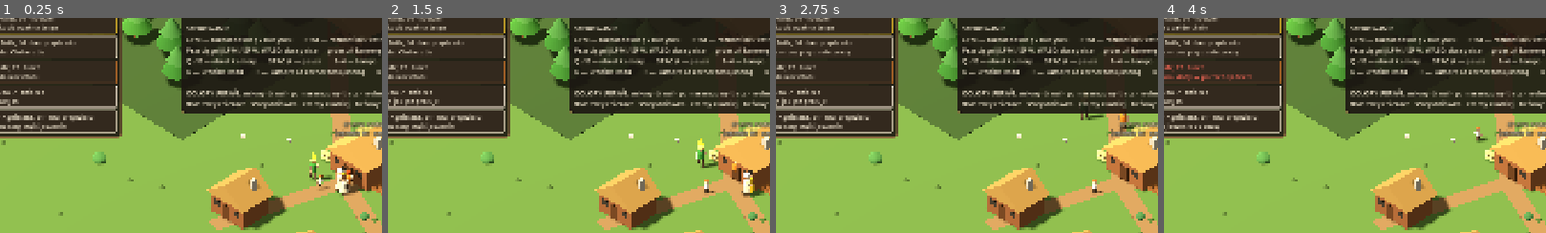
Above: before the commit, frames 1-4 (left to right).
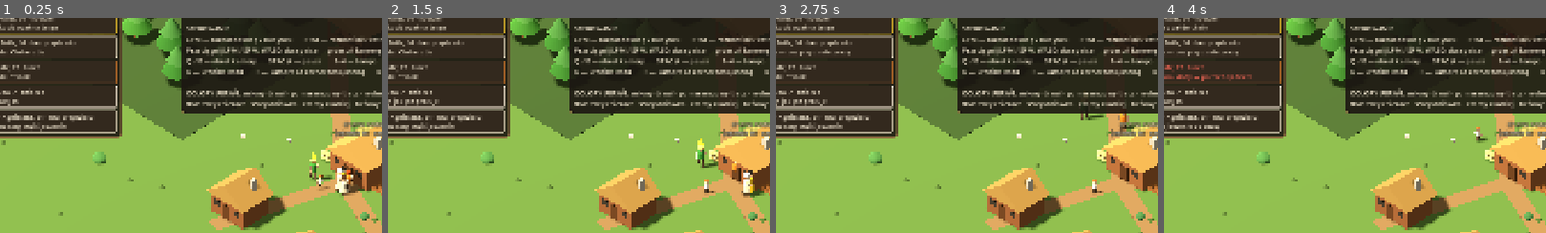
Above: after the commit, the same moments.

Repository: dwdzdc/dynastia
Game: Godot game, scene res://game/main.tscn
Two runs of this game, one before a commit and one after it. Both use one fixed random seed, a clock stepped at 60 frames per second and the inputs below.
Inputs:
- Up to frame 1 (0.25 s): no input
- Up to frame 2 (1.5 s): click "II" at 0.5 s; click "1x" at 1.25 s
- Up to frame 3 (2.75 s): click "2x" at 2 s
- Up to frame 4 (4 s): click "4x" at 2.75 s; click "8x" at 3.5 s
The pictures show only the part of the screen within x 4-54%, y 25-75%; the shares and areas given below are measured in that part.

The runs differ from the first frame. In frame 1, 0.1% of the frame differs, in the area x 2-10%, y 26-29%; in frame 2, 0.1%; in frame 3, 0.1%; in frame 4, nothing differs.

Commit message:
F4: receptury w danych (data/recipes.json, S13)
Pilowanie i stolarka przeniesione z kodu do danych; produkcja, oczekiwanie, jakosc
krzesel, wypadki i lista czynnosci-pracy wynikaja z receptur. Zachowanie i sonda
bez zmian.

Co-Authored-By: Claude Opus 5.5 <noreply@anthropic.com>

Diff:
--- a/data/balance.json
+++ b/data/balance.json
@@ -158,10 +158,6 @@
   },
   "jobs": {
     "chop_seconds": 45.0,
-    "saw_seconds": 40.0,
-    "saw_planks_per_log": 2,
-    "craft_seconds": 130.0,
-    "craft_planks": 2,
     "dark_work_mult": 0.6,
     "wait_seconds": 3.0,
     "laborer_wage_day": 7.0,
--- /dev/null
+++ b/data/recipes.json
@@ -0,0 +1,15 @@
+{
+  "saw": {
+    "job": "sawyer", "building": "sawmill", "act": "saw", "skill": "saw", "seconds": 40.0,
+    "inputs": {"log": 1}, "outputs": {"plank": 2}, "spot": [1.6, 0.4],
+    "doing": "tnie kłody na deski", "accident_where": "przy pile",
+    "wait_input": "czeka na kłody — potrzebny drwal", "full": "skład desek pełny — potrzebny nosiciel"
+  },
+  "craft": {
+    "job": "carpenter", "building": "workshop", "act": "craft", "skill": "craft", "seconds": 130.0,
+    "inputs": {"plank": 2}, "outputs": {"chair": 1}, "spot": [-1.6, 0.4],
+    "doing": "robi krzesło", "accident_where": "w stolarni",
+    "wait_input": "czeka na deski — potrzebny nosiciel", "full": "skład krzeseł pełny — potrzebny nosiciel",
+    "quality": {"base": 0.15, "per_skill": 0.07, "jitter": [-0.1, 0.15], "min": 0.05, "max": 1.0}
+  }
+}
--- a/game/main.gd
+++ b/game/main.gd
@@ -39,7 +39,7 @@
 	var balance := DataLoader.load_json("res://data/balance.json")
 	if _seed == 0:
 		_seed = int(balance["world_seed"])
-	world = SimWorld.new(_seed, balance, DataLoader.load_json("res://data/map.json"), DataLoader.load_json("res://data/people.json"), DataLoader.load_json("res://data/memories.json"))
+	world = SimWorld.new(_seed, balance, DataLoader.load_json("res://data/map.json"), DataLoader.load_json("res://data/people.json"), DataLoader.load_json("res://data/memories.json"), DataLoader.load_json("res://data/recipes.json"))
 
 	_env = Environment.new()
 	_env.background_mode = Environment.BG_COLOR
--- a/sim/agent.gd
+++ b/sim/agent.gd
@@ -10,8 +10,6 @@
 class_name SimAgent
 extends RefCounted
 
-
-const WORK_ACTS := ["chop", "saw", "craft", "forage"]
 
 var id: int
 var person_id: int = -1
@@ -109,7 +107,7 @@
 		return true
 	if s["t"] == "act":
 		var act := String(s["act"])
-		if drop_work and act in WORK_ACTS:
+		if drop_work and bool(s.get("work", false)):
 			return true
 		return act in ["wait", "rest", "sleep", "labor", "play", "idle", "dine", "watch"]
 	return false
--- a/sim/jobs.gd
+++ b/sim/jobs.gd
@@ -19,11 +19,33 @@
 
 var w: SimWorld
 var _cfg: Dictionary
-
-
-func _init(world: SimWorld) -> void:
+var recipes: Dictionary          # data/recipes.json (S13): produkcja w budynkach jako dane
+var work_acts: Array = ["chop", "forage", "labor"]  # czynności, które są pracą (+ z receptur)
+
+const BASE_WORK_ACTS := ["chop", "forage", "labor"]
+
+
+func _init(world: SimWorld, p_recipes: Dictionary) -> void:
 	w = world
 	_cfg = world.balance["jobs"]
+	recipes = p_recipes
+	work_acts = BASE_WORK_ACTS.duplicate()
+	for id in recipes:
+		var act := String(recipes[id]["act"])
+		if not act in work_acts:
+			work_acts.append(act)
+
+
+func is_work(act: String) -> bool:
+	return act in work_acts
+
+
+# Receptura przypisana do zawodu (np. tracz → piłowanie), albo pusty słownik.
+func recipe_for_job(job: String) -> Dictionary:
+	for id in recipes:
+		if String(recipes[id]["job"]) == job:
+			return recipes[id]
+	return {}
 
 
 # --- Harmonogram ---
@@ -154,7 +176,7 @@
 
 
 func _act(a: SimAgent, act: String, secs: float, why: String, inside: String = "", alert := false) -> void:
-	a.steps.append({ "t": "act", "act": act, "left": secs, "why": why, "inside": inside, "alert": alert })
+	a.steps.append({ "t": "act", "act": act, "left": secs, "why": why, "inside": inside, "alert": alert, "work": is_work(act) })
 
 
 func _do(a: SimAgent, fn: String, arg: Variant = null) -> void:
@@ -373,13 +395,13 @@
 
 
 func _plan_work(a: SimAgent) -> void:
+	var r := recipe_for_job(a.job)
+	if not r.is_empty():
+		_plan_producer(a, r)
+		return
 	match a.job:
 		"woodcutter":
 			_plan_woodcutter(a)
-		"sawyer":
-			_plan_producer(a, w.building("sawmill"), "saw")
-		"carpenter":
-			_plan_producer(a, w.building("workshop"), "craft")
 		"carrier":
 			if not _plan_carrier(a):
 				_walk(a, (_home(a).door() if _home(a) != null else _homeless_spot(a)) + Vector2(1.5, 1.0), "nosiciel — nic do noszenia")
@@ -465,35 +487,35 @@
 	_do(a, "forage_done")
 
 
-func _plan_producer(a: SimAgent, b: SimBuilding, act: String) -> void:
-	if a.carrying != "" and a.carrying != "plank":
+# Praca w budynku według receptury (S13): wejścia → wyjścia, czas, umiejętność.
+func _plan_producer(a: SimAgent, r: Dictionary) -> void:
+	var b: SimBuilding = w.building(String(r["building"]))
+	var inputs: Dictionary = r["inputs"]
+	var outputs: Dictionary = r["outputs"]
+	if a.carrying != "" and not inputs.has(a.carrying):
 		_plan_deliver_carried(a)
 		return
-	var spot := b.door() + (Vector2(1.6, 0.4) if act == "saw" else Vector2(-1.6, 0.4))
-	var input := "log" if act == "saw" else "plank"
-	var output := "plank" if act == "saw" else "chair"
-	var need := 1 if act == "saw" else int(_cfg["craft_planks"])
-	var out_n := int(_cfg["saw_planks_per_log"]) if act == "saw" else 1
-	# Stolarz, który sam niesie deski (zadanie z wieczora), najpierw je odkłada.
-	if a.carrying == "plank":
-		_walk(a, spot, "niesie deski do warsztatu")
+	var sp: Array = r["spot"]
+	var spot := b.door() + Vector2(float(sp[0]), float(sp[1]))
+	# Kto sam niesie wsad (np. stolarz z deskami z wieczora), najpierw go odkłada.
+	if a.carrying != "":
+		_walk(a, spot, "niesie %s do: %s" % [w.good_label(a.carrying), b.name])
 		_do(a, "deposit", b.id)
 		return
-	if b.amount(input) < need:
-		_walk(a, spot, "idzie do warsztatu")
-		var who := "drwal" if act == "saw" else "nosiciel"
-		var what := "kłody" if act == "saw" else "deski"
-		_wait(a, "czeka na %s — potrzebny %s" % [what, who], "wait", true)
-		return
-	if b.space(output) < out_n:
-		_walk(a, spot, "idzie do warsztatu")
-		var what2 := "desek" if act == "saw" else "krzeseł"
-		_wait(a, "skład %s pełny — potrzebny nosiciel" % what2, "wait", true)
-		return
-	var base := float(_cfg["saw_seconds"]) if act == "saw" else float(_cfg["craft_seconds"])
-	_walk(a, spot, "idzie do warsztatu")
-	_act(a, act, _dur(a, act, base), "tnie kłody na deski" if act == "saw" else "robi krzesło")
-	_do(a, "produce", { "b": b.id, "act": act })
+	for g in inputs:
+		if b.amount(g) < int(inputs[g]):
+			_walk(a, spot, "idzie do: %s" % b.name)
+			_wait(a, String(r["wait_input"]), "wait", true)
+			return
+	for g in outputs:
+		if b.space(g) < int(outputs[g]):
+			_walk(a, spot, "idzie do: %s" % b.name)
+			_wait(a, String(r["full"]), "wait", true)
+			return
+	var act := String(r["act"])
+	_walk(a, spot, "idzie do: %s" % b.name)
+	_act(a, act, _dur(a, String(r["skill"]), float(r["seconds"])), String(r["doing"]))
+	_do(a, "produce", r)
 
 
 func _plan_laborer(a: SimAgent) -> void:
@@ -645,6 +667,7 @@
 
 # Czas czynności z umiejętnością, wiekiem, traitami, zdrowiem i światłem.
 func _dur(a: SimAgent, act: String, base: float) -> float:
+	# `act` to tu umiejętność (dla receptur pole „skill”), której używa efektywność.
 	return base / efficiency(a, act)
 
 
@@ -866,24 +889,28 @@
 	return true
 
 
-func _fx_produce(a: SimAgent, arg: Dictionary) -> bool:
-	var b: SimBuilding = w.building(String(arg["b"]))
-	var act := String(arg["act"])
-	if act == "saw":
-		if b.take("log", 1) <= 0:
+func _fx_produce(a: SimAgent, r: Dictionary) -> bool:
+	var b: SimBuilding = w.building(String(r["building"]))
+	var inputs: Dictionary = r["inputs"]
+	for g in inputs:
+		if b.amount(g) < int(inputs[g]):
 			return false
-		b.add("plank", int(_cfg["saw_planks_per_log"]))
-		_gain_skill(a, "saw", float(_cfg["saw_seconds"]))
-	else:
-		if b.amount("plank") < int(_cfg["craft_planks"]):
-			return false
-		b.take("plank", int(_cfg["craft_planks"]))
-		var q := clampf(0.15 + 0.07 * a.skill("craft") + a.quality_bonus + w.rng.next_float(-0.1, 0.15), 0.05, 1.0)
-		b.add("chair", 1)
-		b.chair_qualities.append(q)
-		w.events.float_text(b.door(), "krzesło (%s)" % quality_label(q), "info")
-		_gain_skill(a, "craft", float(_cfg["craft_seconds"]))
-	w.roll_accident(a, act)
+	for g in inputs:
+		b.take(g, int(inputs[g]))
+	var outputs: Dictionary = r["outputs"]
+	for g in outputs:
+		b.add(g, int(outputs[g]))
+		# Jakość wyrobu (np. krzesła) z umiejętności, cech i odrobiny losu.
+		if r.has("quality") and g == "chair":
+			var qc: Dictionary = r["quality"]
+			var jit: Array = qc["jitter"]
+			for i in int(outputs[g]):
+				var q := clampf(float(qc["base"]) + float(qc["per_skill"]) * a.skill(String(r["skill"])) + a.quality_bonus
+					+ w.rng.next_float(float(jit[0]), float(jit[1])), float(qc["min"]), float(qc["max"]))
+				b.chair_qualities.append(q)
+				w.events.float_text(b.door(), "krzesło (%s)" % quality_label(q), "info")
+	_gain_skill(a, String(r["skill"]), float(r["seconds"]))
+	w.roll_accident(a, String(r["act"]))
 	return true
 
 
--- a/sim/together.gd
+++ b/sim/together.gd
@@ -26,7 +26,7 @@
 
 
 func _is_work(act: String) -> bool:
-	return act in SimAgent.WORK_ACTS or act == "labor"
+	return w.jobs.is_work(act)
 
 
 func sample(dt: float) -> void:
--- a/sim/world.gd
+++ b/sim/world.gd
@@ -43,7 +43,7 @@
 var _regrow_total: float
 
 
-func _init(seed: int, p_balance: Dictionary, p_map: Dictionary, p_people: Dictionary, p_memories: Dictionary) -> void:
+func _init(seed: int, p_balance: Dictionary, p_map: Dictionary, p_people: Dictionary, p_memories: Dictionary, p_recipes: Dictionary) -> void:
 	balance = p_balance
 	map = p_map
 	people = p_people
@@ -53,7 +53,7 @@
 	rng = SimRng.new(seed)
 	events = SimEvents.new()
 	household = new_household("home", float(balance["economy"]["start_cash"]))
-	jobs = SimJobs.new(self)
+	jobs = SimJobs.new(self, p_recipes)
 	_regrow_total = float(balance["trees"]["regrow_days"]) * clock.day_seconds
 
 	var storage: Dictionary = balance["storage"]
@@ -496,11 +496,11 @@
 	var inside := String(s.get("inside", ""))
 	a.hidden = inside != ""
 	a.inside = inside
-	if (act in SimAgent.WORK_ACTS or act == "labor") and not s.has("will"):
+	if jobs.is_work(act) and not s.has("will"):
 		_check_will(a, s, act)
 	if act == "labor":
 		earn_for(a, float(balance["jobs"]["laborer_wage_day"]) / (float(balance["schedule"]["work_end"]) - float(balance["schedule"]["work_start"])) / clock.day_seconds * dt * a.age_eff * float(s["will"]))
-	if act in ["chop", "saw", "craft"]:
+	if jobs.is_work(act):
 		var target_face: Vector2 = s.get("face", Vector2.ZERO)
 		if target_face != Vector2.ZERO:
 			a.facing = target_face
@@ -558,7 +558,10 @@
 		return
 	var person := person_of(a)
 	var nm := person.name if person else "Ktoś"
-	var what: String = { "chop": "przy wyrębie", "saw": "przy pile", "craft": "w stolarni" }[act]
+	var what := "przy wyrębie"
+	for rid in jobs.recipes:
+		if String(jobs.recipes[rid]["act"]) == act:
+			what = String(jobs.recipes[rid]["accident_where"])
 	var roll := rng.next_float()
 	var sev := "fatal" if roll < float(r["fatal_share"]) else (
 		"severe" if roll < float(r["fatal_share"]) + float(r["severe_share"]) else "minor")
--- a/tests/run_tests.gd
+++ b/tests/run_tests.gd
@@ -66,6 +66,7 @@
 	_test_ai_lineage_lives_independently()
 	_test_households_separate()
 	_test_rent_eviction_homeless()
+	_test_recipe_from_data()
 	_test_world_deterministic()
 	_test_world_30_days_autonomous()
 	_test_economy_chain_produces_income()
@@ -211,7 +212,7 @@
 
 
 func _new_world(seed := 12345) -> RefCounted:
-	return WORLD_SCRIPT.new(seed, _balance(), _map(), _people(), LOADER_SCRIPT.load_json("res://data/memories.json"))
+	return WORLD_SCRIPT.new(seed, _balance(), _map(), _people(), LOADER_SCRIPT.load_json("res://data/memories.json"), LOADER_SCRIPT.load_json("res://data/recipes.json"))
 
 
 func _run_days(world, days: float) -> void:
@@ -814,6 +815,25 @@
 	check("with money the family rents a free house again", w.household.home_id != "" and a.home_id == w.household.home_id)
 
 
+func _test_recipe_from_data() -> void:
+	var w = _new_world()
+	check("saw and craft come from recipes", w.jobs.recipe_for_job("sawyer").get("act") == "saw" and w.jobs.recipe_for_job("carpenter").get("act") == "craft")
+	# Nowa receptura tylko w danych: „łupanie” kłody na dwie deski w tartaku.
+	var r := { "job": "splitter", "building": "sawmill", "act": "split", "skill": "saw", "seconds": 5.0,
+		"inputs": { "log": 1 }, "outputs": { "plank": 1 }, "spot": [0.0, 1.0], "doing": "łupie kłodę",
+		"accident_where": "przy łupaniu", "wait_input": "czeka na kłody", "full": "pełno" }
+	w.jobs.recipes["split"] = r
+	var a = w.agent_by_id(_named(w.family, "Piotr").agent_id)
+	var mill = w.building("sawmill")
+	mill.add("log", 2)
+	var planks: int = mill.amount("plank")
+	a.job = "splitter"
+	w.jobs.replan(a)
+	var acts: Array = a.steps.filter(func(s): return s["t"] == "act").map(func(s): return s["act"])
+	check("a recipe added only in data is planned", "split" in acts)
+	check("and it produces its outputs", w.jobs._fx_produce(a, r) and mill.amount("plank") == planks + 1)
+
+
 func _state_sig(w) -> String:
 	var parts: Array = ["%.3f" % w.household.cash, str(w.building("sawmill").stock)]
 	for a in w.agents:
--- a/tools/probe.gd
+++ b/tools/probe.gd
@@ -8,7 +8,7 @@
 	var days := int(args[0]) if args.size() > 0 else 20
 	var balance := DataLoader.load_json("res://data/balance.json")
 	var seed := int(args[1]) if args.size() > 1 else int(balance["world_seed"])
-	var w := SimWorld.new(seed, balance, DataLoader.load_json("res://data/map.json"), DataLoader.load_json("res://data/people.json"), DataLoader.load_json("res://data/memories.json"))
+	var w := SimWorld.new(seed, balance, DataLoader.load_json("res://data/map.json"), DataLoader.load_json("res://data/people.json"), DataLoader.load_json("res://data/memories.json"), DataLoader.load_json("res://data/recipes.json"))
 	var strategy := String(args[2]) if args.size() > 2 else "default"
 	var plans := {
 		"craft": { "Zofia": "woodcutter", "Agnieszka": "carpenter" },
Not shown, changed: progress.md
